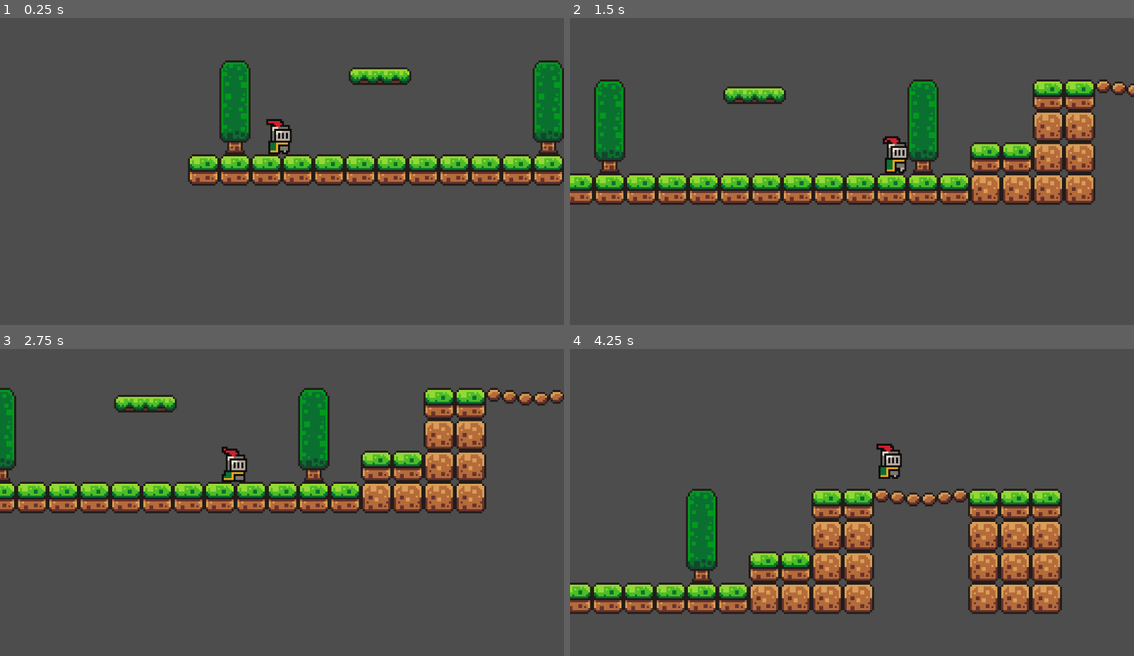
Above: before the commit, frames 1-4 (two rows, left to right).
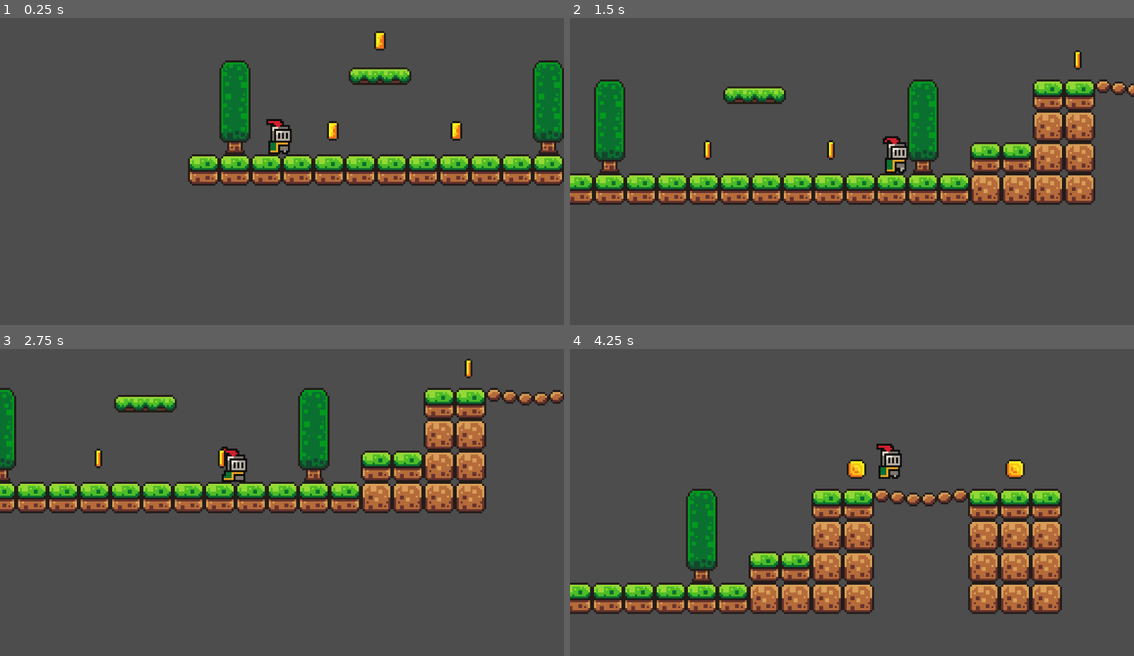
Above: after the commit, the same moments.

Repository: peterhogg/platformer-tutorial
Game: Godot game, scene res://game.tscn
Two runs of this game, one before a commit and one after it. Both use one fixed random seed, a clock stepped at 60 frames per second and the inputs below.
Inputs:
- Up to frame 1 (0.25 s): no input
- Up to frame 2 (1.5 s): tap Enter (ui_accept) at 0.5, 0.77 s; hold Right (ui_right) from 0.53 s (still down)
- Up to frame 3 (2.75 s): tap Enter (ui_accept) at 1.52 s; release Right (ui_right) at 2.03 s; hold Left (ui_left) from 2.03 s (still down)
- Up to frame 4 (4.25 s): release Left (ui_left) at 2.78 s; hold Right (ui_right) from 2.78 s (still down); tap Enter (ui_accept) at 3.02, 3.77 s

The runs differ from the first frame. In frame 1, 0.4% of the frame differs, in the area x 57-82%, y 4-40%; in frame 2, 0.2%; in frame 3, 0.2%; in frame 4, 0.4%, in the area x 49-81%, y 35-43%.

Commit message:
Adds coins and sets collision mask

Diff:
--- /dev/null
+++ b/coin.tscn
@@ -0,0 +1,113 @@
+[gd_scene load_steps=17 format=3 uid="uid://cgcs4o0sqnj17"]
+
+[ext_resource type="Texture2D" uid="uid://cixxdcdmdtku5" path="res://assets/sprites/coin.png" id="1_cxqve"]
+[ext_resource type="Script" path="res://scripts/coin.gd" id="1_wqo0k"]
+
+[sub_resource type="AtlasTexture" id="AtlasTexture_33qiu"]
+atlas = ExtResource("1_cxqve")
+region = Rect2(0, 0, 16, 16)
+
+[sub_resource type="AtlasTexture" id="AtlasTexture_66u8o"]
+atlas = ExtResource("1_cxqve")
+region = Rect2(16, 0, 16, 16)
+
+[sub_resource type="AtlasTexture" id="AtlasTexture_ormhv"]
+atlas = ExtResource("1_cxqve")
+region = Rect2(32, 0, 16, 16)
+
+[sub_resource type="AtlasTexture" id="AtlasTexture_o52nf"]
+atlas = ExtResource("1_cxqve")
+region = Rect2(48, 0, 16, 16)
+
+[sub_resource type="AtlasTexture" id="AtlasTexture_cdxq4"]
+atlas = ExtResource("1_cxqve")
+region = Rect2(64, 0, 16, 16)
+
+[sub_resource type="AtlasTexture" id="AtlasTexture_4u6bq"]
+atlas = ExtResource("1_cxqve")
+region = Rect2(80, 0, 16, 16)
+
+[sub_resource type="AtlasTexture" id="AtlasTexture_6fmpd"]
+atlas = ExtResource("1_cxqve")
+region = Rect2(96, 0, 16, 16)
+
+[sub_resource type="AtlasTexture" id="AtlasTexture_of14t"]
+atlas = ExtResource("1_cxqve")
+region = Rect2(112, 0, 16, 16)
+
+[sub_resource type="AtlasTexture" id="AtlasTexture_qvhru"]
+atlas = ExtResource("1_cxqve")
+region = Rect2(128, 0, 16, 16)
+
+[sub_resource type="AtlasTexture" id="AtlasTexture_pp00g"]
+atlas = ExtResource("1_cxqve")
+region = Rect2(144, 0, 16, 16)
+
+[sub_resource type="AtlasTexture" id="AtlasTexture_yj1u4"]
+atlas = ExtResource("1_cxqve")
+region = Rect2(160, 0, 16, 16)
+
+[sub_resource type="AtlasTexture" id="AtlasTexture_irq2w"]
+atlas = ExtResource("1_cxqve")
+region = Rect2(176, 0, 16, 16)
+
+[sub_resource type="SpriteFrames" id="SpriteFrames_pkhmv"]
+animations = [{
+"frames": [{
+"duration": 1.0,
+"texture": SubResource("AtlasTexture_33qiu")
+}, {
+"duration": 1.0,
+"texture": SubResource("AtlasTexture_66u8o")
+}, {
+"duration": 1.0,
+"texture": SubResource("AtlasTexture_ormhv")
+}, {
+"duration": 1.0,
+"texture": SubResource("AtlasTexture_o52nf")
+}, {
+"duration": 1.0,
+"texture": SubResource("AtlasTexture_cdxq4")
+}, {
+"duration": 1.0,
+"texture": SubResource("AtlasTexture_4u6bq")
+}, {
+"duration": 1.0,
+"texture": SubResource("AtlasTexture_6fmpd")
+}, {
+"duration": 1.0,
+"texture": SubResource("AtlasTexture_of14t")
+}, {
+"duration": 1.0,
+"texture": SubResource("AtlasTexture_qvhru")
+}, {
+"duration": 1.0,
+"texture": SubResource("AtlasTexture_pp00g")
+}, {
+"duration": 1.0,
+"texture": SubResource("AtlasTexture_yj1u4")
+}, {
+"duration": 1.0,
+"texture": SubResource("AtlasTexture_irq2w")
+}],
+"loop": true,
+"name": &"default",
+"speed": 10.0
+}]
+
+[sub_resource type="CircleShape2D" id="CircleShape2D_vsuqc"]
+radius = 5.09902
+
+[node name="coin" type="Area2D"]
+collision_mask = 2
+script = ExtResource("1_wqo0k")
+
+[node name="AnimatedSprite2D" type="AnimatedSprite2D" parent="."]
+sprite_frames = SubResource("SpriteFrames_pkhmv")
+autoplay = "default"
+frame_progress = 0.23629
+
+[node name="CollisionShape2D" type="CollisionShape2D" parent="."]
+shape = SubResource("CircleShape2D_vsuqc")
+
+[connection signal="body_entered" from="." to="." method="_on_body_entered"]
--- a/game.tscn
+++ b/game.tscn
@@ -1,8 +1,9 @@
-[gd_scene load_steps=9 format=3 uid="uid://c0i3w80cv1vcq"]
+[gd_scene load_steps=10 format=3 uid="uid://c0i3w80cv1vcq"]
 
 [ext_resource type="PackedScene" uid="uid://cg36yfu0ilr8t" path="res://player.tscn" id="1_ihhsc"]
 [ext_resource type="Texture2D" uid="uid://bena4ak4fxkjo" path="res://assets/sprites/world_tileset.png" id="2_8cqgj"]
 [ext_resource type="PackedScene" uid="uid://ba1ufff8jx4t5" path="res://platform.tscn" id="3_nnqht"]
+[ext_resource type="PackedScene" uid="uid://cgcs4o0sqnj17" path="res://coin.tscn" id="4_pf1ig"]
 
 [sub_resource type="TileSetAtlasSource" id="TileSetAtlasSource_dr2v4"]
 texture = ExtResource("2_8cqgj")
@@ -405,6 +406,21 @@
 physics_layer_0/collision_layer = 1
 sources/0 = SubResource("TileSetAtlasSource_dr2v4")
 
+[sub_resource type="Animation" id="Animation_p8u7m"]
+length = 0.001
+tracks/0/type = "value"
+tracks/0/imported = false
+tracks/0/enabled = true
+tracks/0/path = NodePath(".:position")
+tracks/0/interp = 1
+tracks/0/loop_wrap = true
+tracks/0/keys = {
+"times": PackedFloat32Array(0),
+"transitions": PackedFloat32Array(1),
+"update": 0,
+"values": [Vector2(337, -42)]
+}
+
 [sub_resource type="Animation" id="Animation_cn65w"]
 resource_name = "move"
 length = 1.5
@@ -422,21 +438,6 @@
 "values": [Vector2(337, -42), Vector2(383, -42)]
 }
 
-[sub_resource type="Animation" id="Animation_p8u7m"]
-length = 0.001
-tracks/0/type = "value"
-tracks/0/imported = false
-tracks/0/enabled = true
-tracks/0/path = NodePath(".:position")
-tracks/0/interp = 1
-tracks/0/loop_wrap = true
-tracks/0/keys = {
-"times": PackedFloat32Array(0),
-"transitions": PackedFloat32Array(1),
-"update": 0,
-"values": [Vector2(337, -42)]
-}
-
 [sub_resource type="AnimationLibrary" id="AnimationLibrary_86q8y"]
 _data = {
 "RESET": SubResource("Animation_p8u7m"),
@@ -451,6 +452,8 @@
 [node name="Camera2D" type="Camera2D" parent="CharacterBody2D"]
 position = Vector2(1, 11)
 zoom = Vector2(4, 4)
+limit_bottom = 120
+limit_smoothed = true
 position_smoothing_enabled = true
 
 [node name="TileMap" type="TileMap" parent="."]
@@ -469,3 +472,21 @@
 
 [node name="Platform2" parent="." instance=ExtResource("3_nnqht")]
 position = Vector2(50, -40)
+
+[node name="coin" parent="." instance=ExtResource("4_pf1ig")]
+position = Vector2(26, -12)
+
+[node name="coin2" parent="." instance=ExtResource("4_pf1ig")]
+position = Vector2(89, -12)
+
+[node name="coin3" parent="." instance=ExtResource("4_pf1ig")]
+position = Vector2(50, -58)
+
+[node name="coin4" parent="." instance=ExtResource("4_pf1ig")]
+position = Vector2(215, -58)
+
+[node name="coin5" parent="." instance=ExtResource("4_pf1ig")]
+position = Vector2(296, -58)
+
+[node name="coin6" parent="." instance=ExtResource("4_pf1ig")]
+position = Vector2(423, -58)
--- a/player.tscn
+++ b/player.tscn
@@ -43,6 +43,7 @@
 radius = 5.0
 
 [node name="Player" type="CharacterBody2D"]
+collision_layer = 2
 script = ExtResource("1_648fi")
 
 [node name="AnimatedSprite2D" type="AnimatedSprite2D" parent="."]
--- /dev/null
+++ b/scripts/coin.gd
@@ -0,0 +1,4 @@
+extends Area2D
+
+func _on_body_entered(body):
+	queue_free();
